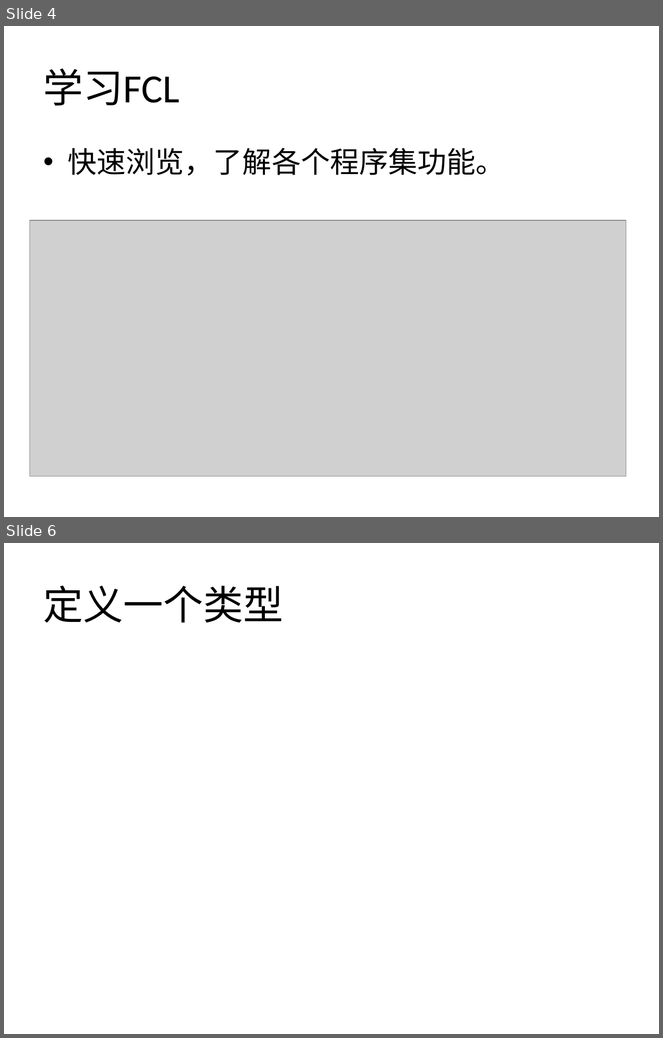
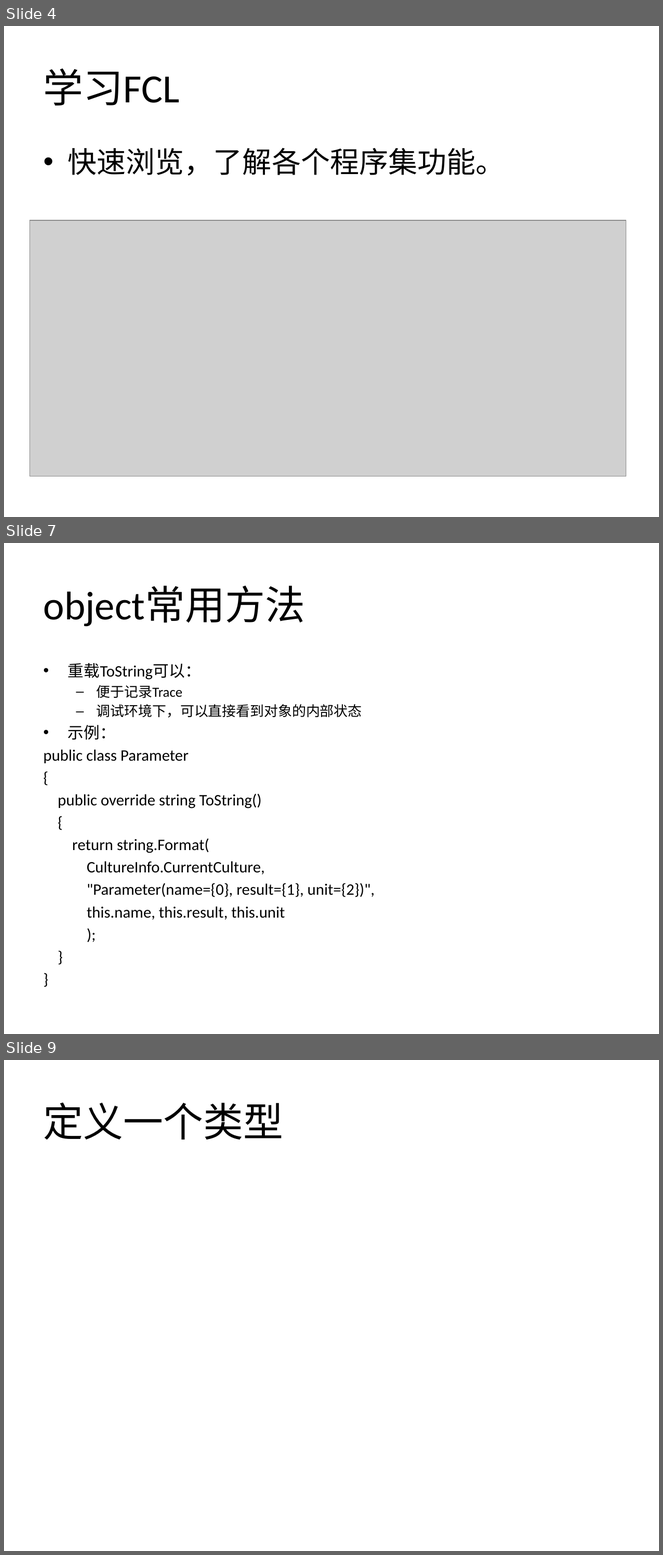
Before and after one commit to hmlb81/Training, a slide deck: C#Basic/C#编程基础.pptx. Shown one above the other, each under a label of ours: slides 4 and 6 before the commit, slides 4, 7 and 9 after it; the slides between them are not shown. The pictures are 663x1038 and 663x1555 pixels, drawn with LibreOffice and Linux fonts; fonts in the diff are those of the drawing; grey boxes stand for pictures. Boxes give left, top, right and bottom in pixels: in the first picture for what was removed or moved away, otherwise in the second. Text is boxed around its words. In the diff, an @@ line names an element or a change of style, - is before the commit and + after.

Commit message:
补充示例代码。

```diff
--- a/C#Basic/C#编程基础.pptx
+++ b/C#Basic/C#编程基础.pptx
@@ slide 7 added at box(4, 543, 659, 1034), background #FFFFFF @@
@@ title added at box(44, 586, 306, 627), 44 pt, text #000000 @@
+object常用方法
@@ text added at box(44, 663, 375, 920), 17.6 pt, text #000000 @@
+• 重载ToString可以：
+  – 便于记录Trace
+  – 调试环境下，可以直接看到对象的内部状态
+• 示例：
+public class Parameter
+{
+public override string ToString()
+{
+return string.Format(
+CultureInfo.CurrentCulture,
+"Parameter(name={0}, result={1}, unit={2})",
+this.name, this.result, this.unit
+);
+}
+}
@@ what was slide 6 is now slide 9 @@
```
Also in this commit, not shown: 1 slide changed, 2 other slides added, 10 other files.
